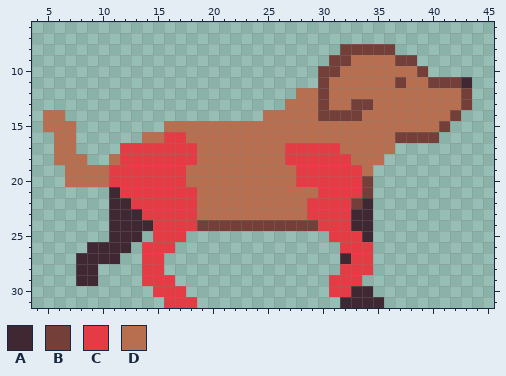
Two versions of one pixel-art sprite, sprites/wally/walk_6.png. Above: the version before the commit.
The file is 48x32 pixels. Shown: x 4..45, y 6..31.
Palette (. is transparent): A #3f2832  B #743f39  C #e53b44  D #b86f50
Pixels before, first column x 5:
 8 ...........................BBBBB.......
 9 ..........................BBDDDDBB.....
10 .........................BBDDDDDDDB....
11 .........................BDDDDDDBDDBBBA
12 .......................DDBDDDDDDDDDDDDB
13 ......................DDDBDDBBDDDDDDDDB
14 DD..................DDDDDBBBBDDDDDDDDB.
15 DDD........DDDDDDDDDDDDDDDDDDDDDDDDDB..
16 .DD......DDCCDDDDDDDDDDDDDDDDDDDBBBB...
17 .DD....CCCCCCCDDDDDDDDCCCCCDDDDD.......
18 .DDD..DCCCCCCCDDDDDDDDCCCCCCDDD........
19 ..DDDDCCCCCCCDDDDDDDDDDCCCCCCD.........
20 ..DDDDCCCCCCCDDDDDDDDDDCCCCCCB.........
21 ......ACCCCCCCDDDDDDDDDDDCCCCB.........
22 ......AACCCCCCDDDDDDDDDDCCCCBA.........
23 ......AAACCCCCDDDDDDDDDDCCCCAA.........
24 ......AAAACCCCBBBBBBBBBBBCCCAA.........
25 ......AAA.CCC.............CCCA.........
26 ....AAAA.CCC...............CCC.........
27 ...AAAA..CC................ACC.........
28 ...AA....CC................CCC.........
29 ...AA....CCC..............CCC..........
30 ..........CCC.............CCAA.........
31 ...........CCC.............AAAA........
After the commit:
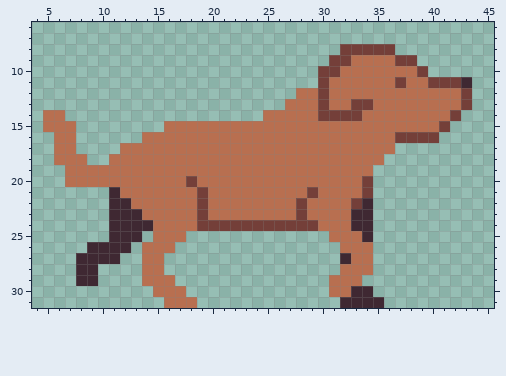
Diff:
Changed rows in their new state; - is an unchanged pixel.
first column x 11:
16 -----DD-----------------
17 -DDDDDDD--------DDDDD---
18 -DDDDDDD--------DDDDDD--
19 DDDDDDD----------DDDDDD-
20 DDDDDDDB---------DDDDDD-
21 -DDDDDDDB---------BDDDD-
22 --DDDDDDB--------BDDDD--
23 ---DDDDDB--------BDDDD--
24 ----DDDD-----------DDD--
25 ----DDD-------------DDD-
26 ---DDD---------------DDD
27 ---DD-----------------DD
28 ---DD----------------DDD
29 ---DDD--------------DDD-
30 ----DDD-------------DD--
31 -----DDD----------------
Changed places in both pictures, as pixel boxes (x1, y1, x2, y2):
changed: (109, 132, 208, 308)
changed: (285, 143, 373, 297)
